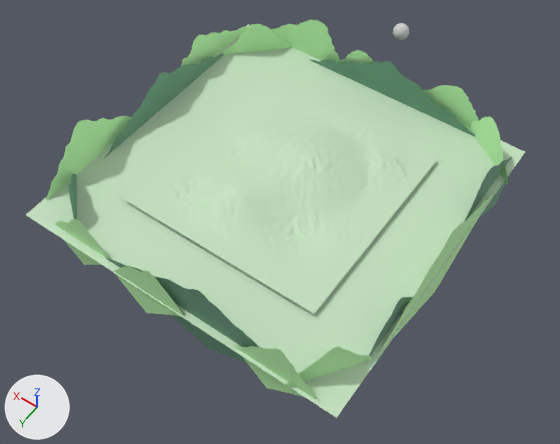
The OBJ model zawa/static_assets/models/plane/planeroller527.obj, before and after one commit.
One viewpoint serves both versions: a camera (50 mm lens) standing at (-131.0, 186.0, 254.0) and looking at (-3.0, 8.0, -27.0). The lights are fixed; the arrows at lower left show +X, +Y and +Z. Where no turn or scale is listed for an object, it has been applied to the vertices.

Script lines for the objects in view, before the commit:
```python
ob_plane_002_plane_003 = bpy.data.objects.new('Plane.002_Plane.003', me_plane_002_plane_003)
ob_plane_002_plane_003.location = (0.0, 0.0, 0.0)
ob_plane_004_plane_005 = bpy.data.objects.new('Plane.004_Plane.005', me_plane_004_plane_005)
ob_plane_004_plane_005.location = (0.0, 0.0, 0.0)
ob_plane_006_plane_007 = bpy.data.objects.new('Plane.006_Plane.007', me_plane_006_plane_007)
ob_plane_006_plane_007.location = (0.0, 0.0, 0.0)
ob_plane_007_plane_008 = bpy.data.objects.new('Plane.007_Plane.008', me_plane_007_plane_008)
ob_plane_007_plane_008.location = (0.0, 0.0, 0.0)
ob_plane_008_plane_009 = bpy.data.objects.new('Plane.008_Plane.009', me_plane_008_plane_009)
ob_plane_008_plane_009.location = (0.0, 0.0, 0.0)
ob_plane_011_plane_012 = bpy.data.objects.new('Plane.011_Plane.012', me_plane_011_plane_012)
ob_plane_011_plane_012.location = (0.0, 0.0, 0.0)
ob_plane_012_plane_013 = bpy.data.objects.new('Plane.012_Plane.013', me_plane_012_plane_013)
ob_plane_012_plane_013.location = (0.0, 0.0, 0.0)
ob_plane_013_plane_014 = bpy.data.objects.new('Plane.013_Plane.014', me_plane_013_plane_014)
ob_plane_013_plane_014.location = (0.0, 0.0, 0.0)
ob_plane_017_plane_018 = bpy.data.objects.new('Plane.017_Plane.018', me_plane_017_plane_018)
ob_plane_017_plane_018.location = (0.0, 0.0, 0.0)
# also in view: 'Plane.016_Plane.017' at (-65.0, -69.0, -9.0); 'Plane.005_Plane.006' at (50.0, 76.0, -10.0); 'Plane.014_Plane.015' at (-76.0, -55.0, -15.0); 'Plane.009_Plane.010' at (0.0, 0.0, -9.0); 'Plane.015_Plane.016' at (63.0, -66.0, -12.0)
```
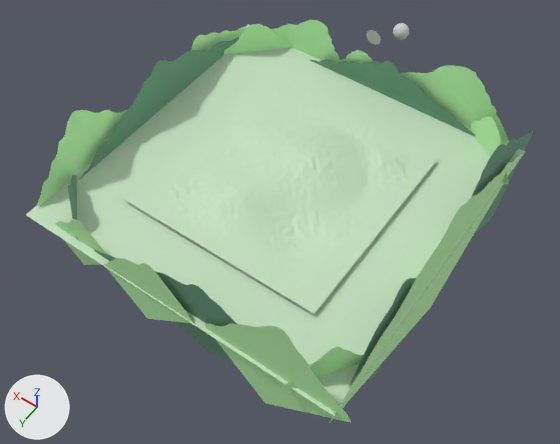
Commit message: update planeroller

Edits to the bpy script that builds the scene:
```text
Change me_plane_002_plane_003:
    remove me_plane_002_plane_003.from_pydata(...)  # 484 vertices, 441 faces; spans x -61.5..4.7, y -77.9, z -44.0..12.6
    add me_plane_002_plane_003.from_pydata(...)  # 484 vertices, 441 faces; spans x -75.5..18.6, y -77.9, z -57.6..25.0
    me_plane_002_plane_003 part 1: 484 of 484 vertices moved; they spanned x -61.5..4.7, y -77.9, z -44.0..12.6 and now span x -75.5..18.6, y -77.9, z -57.6..25.0; mean shift (0.0, 0.0, 0.0); largest move (4.7, -77.9, -19.7) -> (18.6, -77.9, -18.6)
Change me_plane_004_plane_005:
    remove me_plane_004_plane_005.from_pydata(...)  # 1024 vertices, 961 faces; spans x 78.6, y 3.8..69.2, z -23.8..17.4
    add me_plane_004_plane_005.from_pydata(...)  # 1024 vertices, 961 faces; spans x 78.6, y -7.6..74.5, z -30.6..24.1
    me_plane_004_plane_005 part 2: 1023 of 1024 vertices moved; they spanned x 78.6, y 3.8..69.2, z -23.8..17.4 and now span x 78.6, y -7.6..74.5, z -30.6..24.1; mean shift (0.0, -1.5, -1.4); largest move (78.6, 3.8, -8.6) -> (78.6, -7.6, -14.8)
Change me_plane_006_plane_007:
    remove me_plane_006_plane_007.from_pydata(...)  # 289 vertices, 256 faces; spans x -70.6..-32.2, y 78.5, z -26.1..11.6
    add me_plane_006_plane_007.from_pydata(...)  # 289 vertices, 256 faces; spans x -85.4..-17.5, y 78.5, z -40.9..26.5
    me_plane_006_plane_007 part 3: 288 of 289 vertices moved; they spanned x -70.6..-32.2, y 78.5, z -26.1..11.6 and now span x -85.4..-17.5, y 78.5, z -40.9..26.5; mean shift (0.0, 0.0, 0.0); largest move (-53.8, 78.5, 11.6) -> (-53.6, 78.5, 26.5)
Change me_plane_007_plane_008:
    remove me_plane_007_plane_008.from_pydata(...)  # 144 vertices, 121 faces; spans x -8.7..29.7, y 79.5, z -27.5..10.1
    add me_plane_007_plane_008.from_pydata(...)  # 144 vertices, 121 faces; spans x -13.6..34.7, y 79.5, z -32.5..15.1
    me_plane_007_plane_008 part 4: 144 of 144 vertices moved; they spanned x -8.7..29.7, y 79.5, z -27.5..10.1 and now span x -13.6..34.7, y 79.5, z -32.5..15.1; mean shift (0.0, 0.0, 0.1); largest move (14.3, 79.5, -27.5) -> (14.5, 79.5, -32.5)
Change me_plane_008_plane_009:
    remove me_plane_008_plane_009.from_pydata(...)  # 484 vertices, 441 faces; spans x -79.0, y -48.4..50.1, z -30.1..12.9
    add me_plane_008_plane_009.from_pydata(...)  # 484 vertices, 441 faces; spans x -79.0, y -78.1..83.8, z -43.2..27.6
    me_plane_008_plane_009 part 5: 484 of 484 vertices moved; they spanned x -79.0, y -48.4..50.1, z -30.1..12.9 and now span x -79.0, y -78.1..83.8, z -43.2..27.6; mean shift (0.0, 1.0, 0.6); largest move (-79.0, 50.1, -8.9) -> (-79.0, 83.8, -8.3)
Change me_plane_011_plane_012:
    where me_plane_011_plane_012.from_pydata(...)  # 484 vertices, 441 faces; spans x 75.3, y -59.0..39.5, z -31.2..11.9
    me_plane_011_plane_012 part 6: the whole mesh is scaled about its middle by (1, 1.32, 1.32), then moved by (0.0, -1.0, 0.4)
Change me_plane_012_plane_013:
    remove me_plane_012_plane_013.from_pydata(...)  # 144 vertices, 121 faces; spans x -77.0, y 19.4..57.8, z -29.0..8.5
    add me_plane_012_plane_013.from_pydata(...)  # 144 vertices, 121 faces; spans x -77.0, y 8.6..68.7, z -40.0..19.4
    me_plane_012_plane_013 part 7: 144 of 144 vertices moved; they spanned x -77.0, y 19.4..57.8, z -29.0..8.5 and now span x -77.0, y 8.6..68.7, z -40.0..19.4; mean shift (0.0, 0.0, 0.1); largest move (-77.0, 57.8, -10.6) -> (-77.0, 68.7, -9.3)
Change me_plane_013_plane_014:
    where me_plane_013_plane_014.from_pydata(...)  # 484 vertices, 441 faces; spans x -62.6..35.9, y 76.8, z -29.3..13.8
    me_plane_013_plane_014 part 8: the whole mesh is scaled about its middle by (1.13, 1, 1.13), then moved by (0.4, 0.0, 0.2)
Change me_plane_014_plane_015:
    remove me_plane_014_plane_015.from_pydata(...)  # 484 vertices, 441 faces; spans x -76.5, y -88.2..-21.4, z -43.1..13.0
    add me_plane_014_plane_015.from_pydata(...)  # 484 vertices, 441 faces; spans x -76.5, y -101.1..-8.6, z -56.3..26.2
    me_plane_014_plane_015 part 9: 484 of 484 vertices moved; they spanned x -76.5, y -88.2..-21.4, z -43.1..13.0 and now span x -76.5, y -101.1..-8.6, z -56.3..26.2; mean shift (0.0, 0.0, 0.0); largest move (-76.5, -88.2, -17.6) -> (-76.5, -101.1, -13.7)
Add ob_plane_019_plane_020:
    ob_plane_019_plane_020 = bpy.data.objects.new('Plane.019_Plane.020', me_plane_019_plane_020)  # 36 vertices, 1 face; spans x 4.37..12.43, y -87.09, z 7.37..15.31; in mat_material_007 (light grey #d1d1d1)
    ob_plane_019_plane_020.location = (0.0, 0.0, 0.0)
```

Where the change shows, as pixel boxes (x1, y1, x2, y2) in the pictures (560 x 444 px):
'Plane.006_Plane.007', reshaped (77% wider, 85% taller)
    before: (234, 345, 317, 398)
    after: (203, 323, 351, 422)
'Plane.008_Plane.009', reshaped (69% wider, 70% taller)
    before: (379, 195, 492, 353)
    after: (329, 154, 521, 423)
'Plane.011_Plane.012', mesh rescaled (33% wider, 36% taller)
    before: (104, 53, 224, 158)
    after: (79, 37, 239, 180)
'Plane.004_Plane.005', reshaped
    before: (46, 116, 132, 199)
    after: (37, 110, 127, 206)
'Plane.002_Plane.003', reshaped
    before: (424, 85, 479, 130)
    after: (401, 65, 509, 146)
'Plane.013_Plane.014', mesh rescaled
    before: (106, 258, 259, 364)
    after: (94, 250, 237, 360)
'Plane.007_Plane.008', reshaped (25% wider, 29% taller)
    before: (113, 266, 184, 316)
    after: (104, 258, 193, 323)
'Plane.014_Plane.015', reshaped
    before: (465, 157, 512, 221)
    after: (472, 130, 534, 232)
'Plane.012_Plane.013', reshaped (47% wider, 59% taller)
    before: (366, 297, 412, 365)
    after: (348, 278, 416, 387)
'Plane.019_Plane.020', added
    after: (366, 30, 381, 45)
